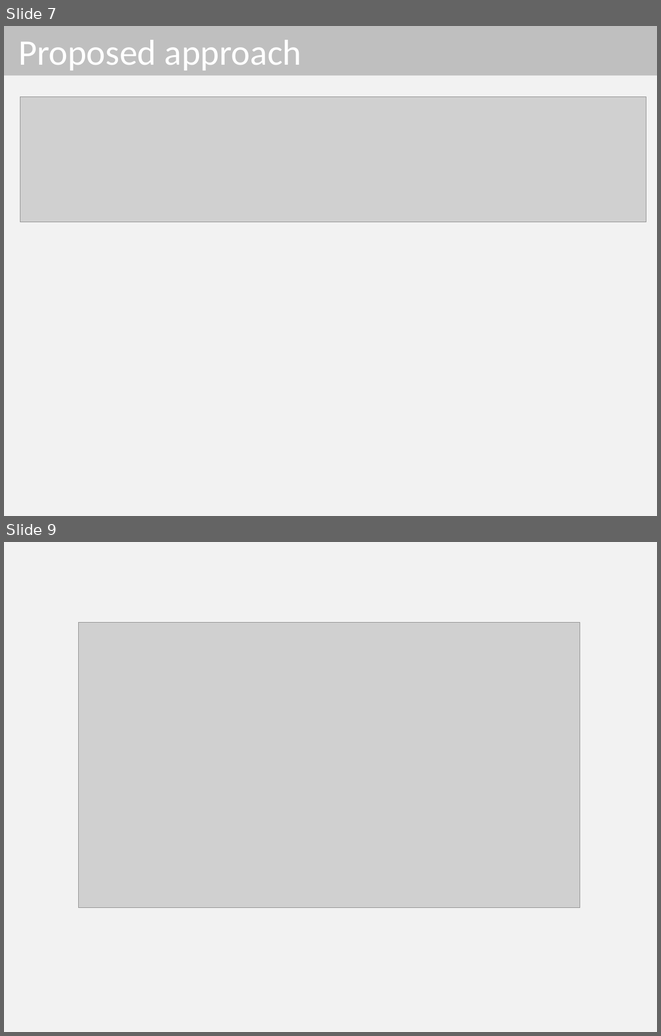
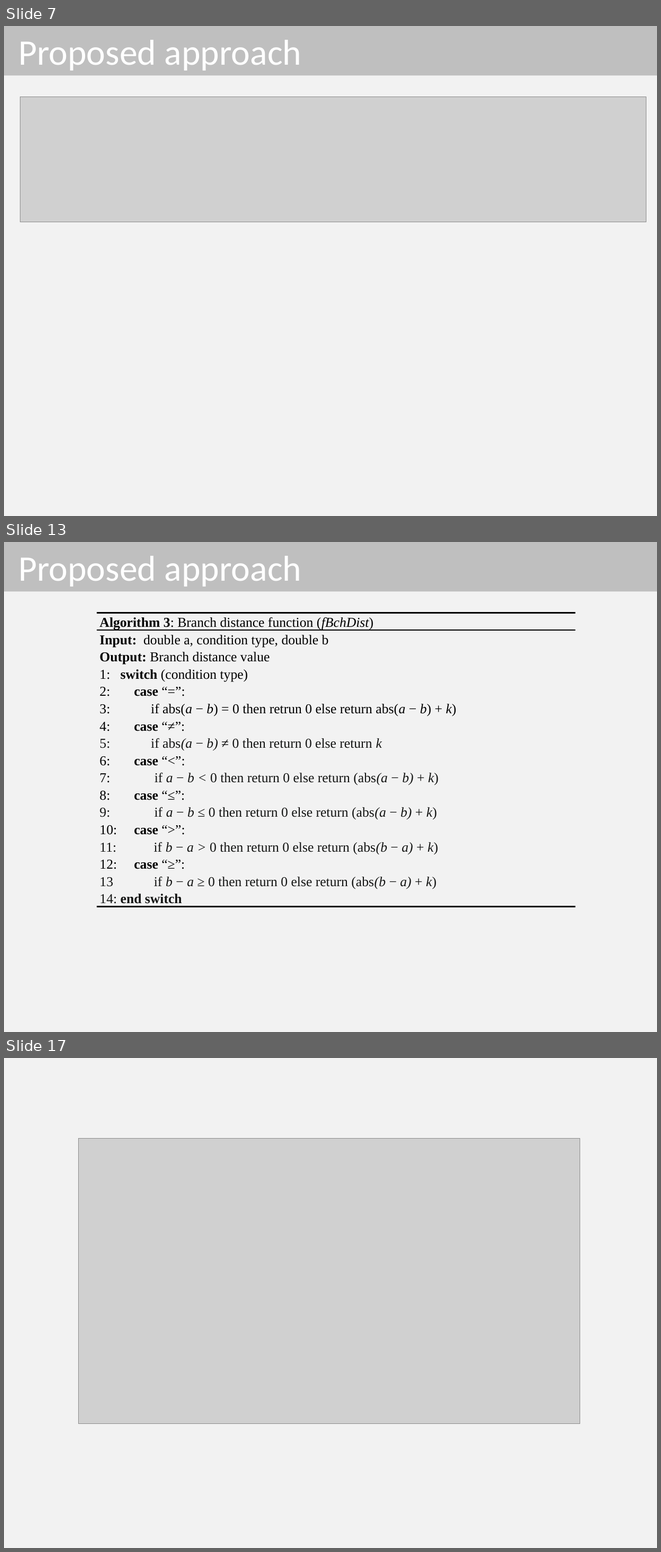
Before and after one commit to dinhngocthi/GAsource, a slide deck: CFT4CUnitSrc/src/report/PPSO_Presentation.pptx. Shown one above the other, each under a label of ours: slides 7 and 9 before the commit, slides 7, 13 and 17 after it; the slides between them are not shown. The pictures are 661x1036 and 661x1552 pixels, drawn with LibreOffice and Linux fonts; fonts in the diff are those of the drawing; grey boxes stand for pictures. Boxes give left, top, right and bottom in pixels: in the first picture for what was removed or moved away, otherwise in the second. Text is boxed around its words. In the diff, an @@ line names an element or a change of style, - is before the commit and + after.

```diff
--- a/CFT4CUnitSrc/src/report/PPSO_Presentation.pptx
+++ b/CFT4CUnitSrc/src/report/PPSO_Presentation.pptx
@@ slide 13 added at bbox=[4, 542, 657, 1032], background #F2F2F2 @@
@@ title added at bbox=[4, 542, 657, 592], fill #BFBFBF, 39.6 pt, text #FFFFFF @@
+Proposed approach
@@ table added at bbox=[97, 612, 575, 930], 16 rows, 1 columns @@
+Algorithm 3: Branch distance function (fBchDist)
+Input: double a, condition type, double b
+Output: Branch distance value
+1: switch (condition type) / 2: case “=”:
+3: if abs(a − b) = 0 then retrun 0 else return abs(a − b) + k)
+4: case “≠”:
+5: if abs(a − b) ≠ 0 then return 0 else return k
+6: case “<”:
+7: if a − b < 0 then return 0 else return (abs(a − b) + k)
+8: case “≤”:
+9: if a − b ≤ 0 then return 0 else return (abs(a − b) + k)
+10: case “>”:
+11: if b − a > 0 then return 0 else return (abs(b − a) + k)
+12: case “≥”:
+13 if b − a ≥ 0 then return 0 else return (abs(b − a) + k)
+14: end switch
@@ what was slide 9 is now slide 17 @@
```
Also in this commit, not shown: 2 slides changed, 7 other slides added, 1 other file.
